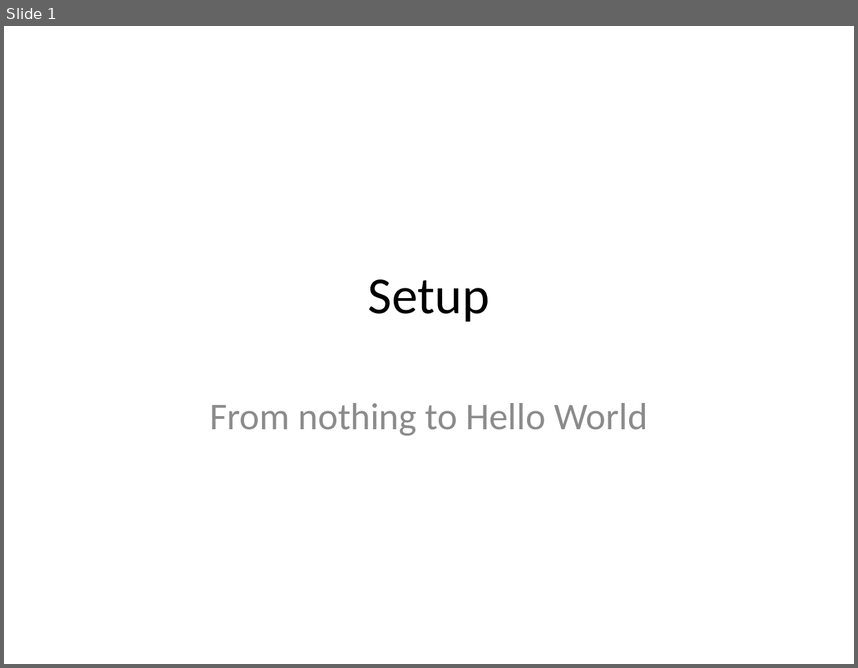
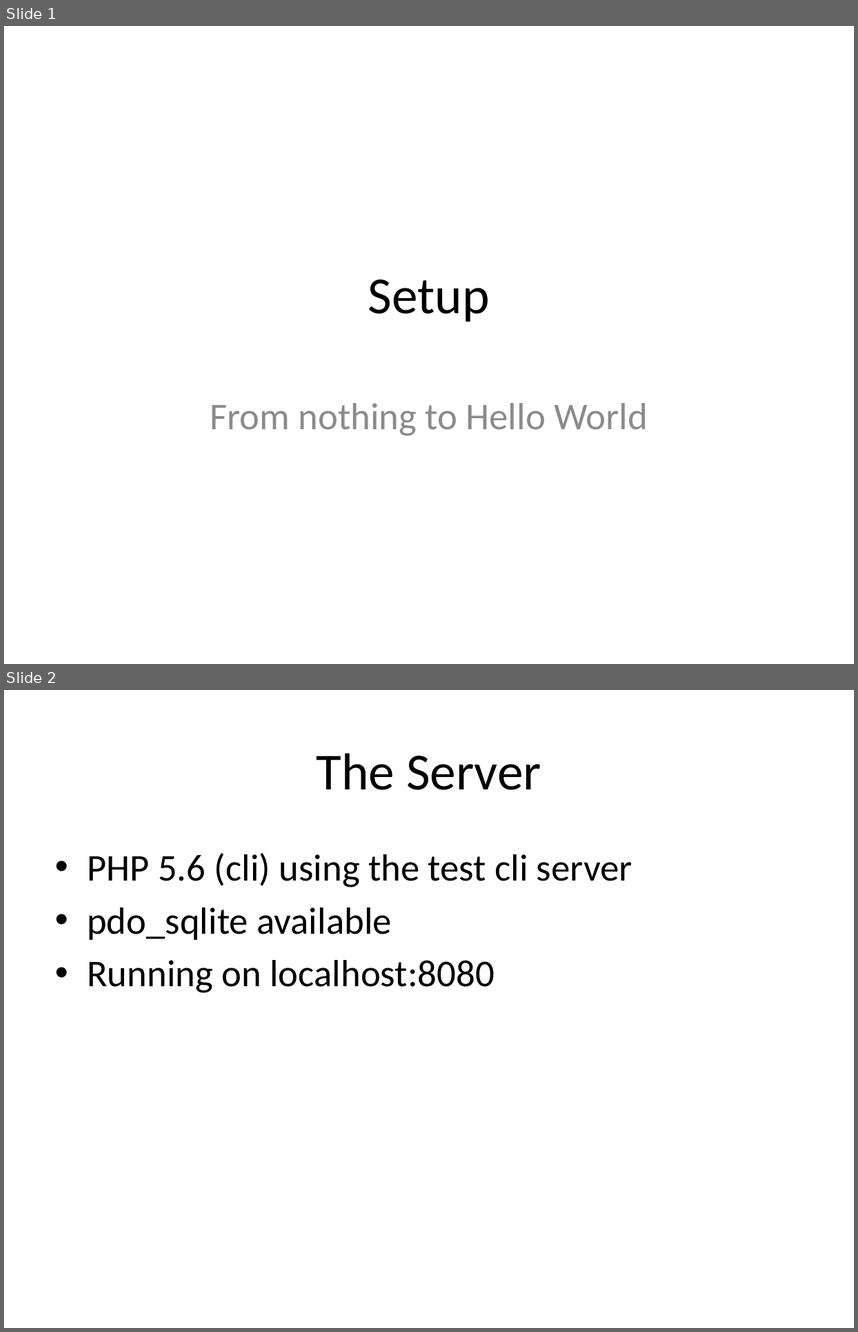
Before and after one commit to PHPEmbark/curriculum, a slide deck: course/0 - Setup/Setup.pptx. Shown one above the other, each under a label of ours: slide 1 before the commit, slides 1 and 2 after it. The pictures are 858x668 and 858x1332 pixels, drawn with LibreOffice and Linux fonts; fonts in the diff are those of the drawing. Boxes give left, top, right and bottom in pixels: in the first picture for what was removed or moved away, otherwise in the second. Text is boxed around its words. In the diff, an @@ line names an element or a change of style, - is before the commit and + after.

```diff
--- a/course/0 - Setup/Setup.pptx
+++ b/course/0 - Setup/Setup.pptx
@@ slide 2 added at <box>4,690,854,1328</box>, background #FFFFFF @@
@@ title added at <box>316,753,542,790</box>, 44 pt, text #000000 @@
+The Server
@@ text added at <box>87,853,633,993</box>, 32 pt, text #000000 @@
+• PHP 5.6 (cli) using the test cli server
+• pdo_sqlite available
+• Running on localhost:8080
```
Also in this commit, not shown: 3 slides changed, 15 other slides added, 1 other file.
